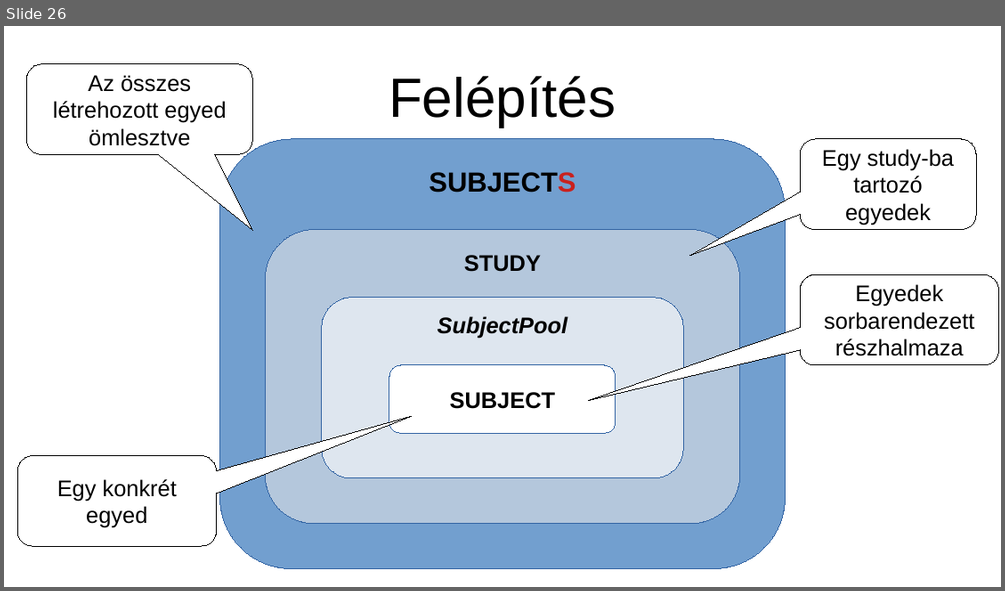
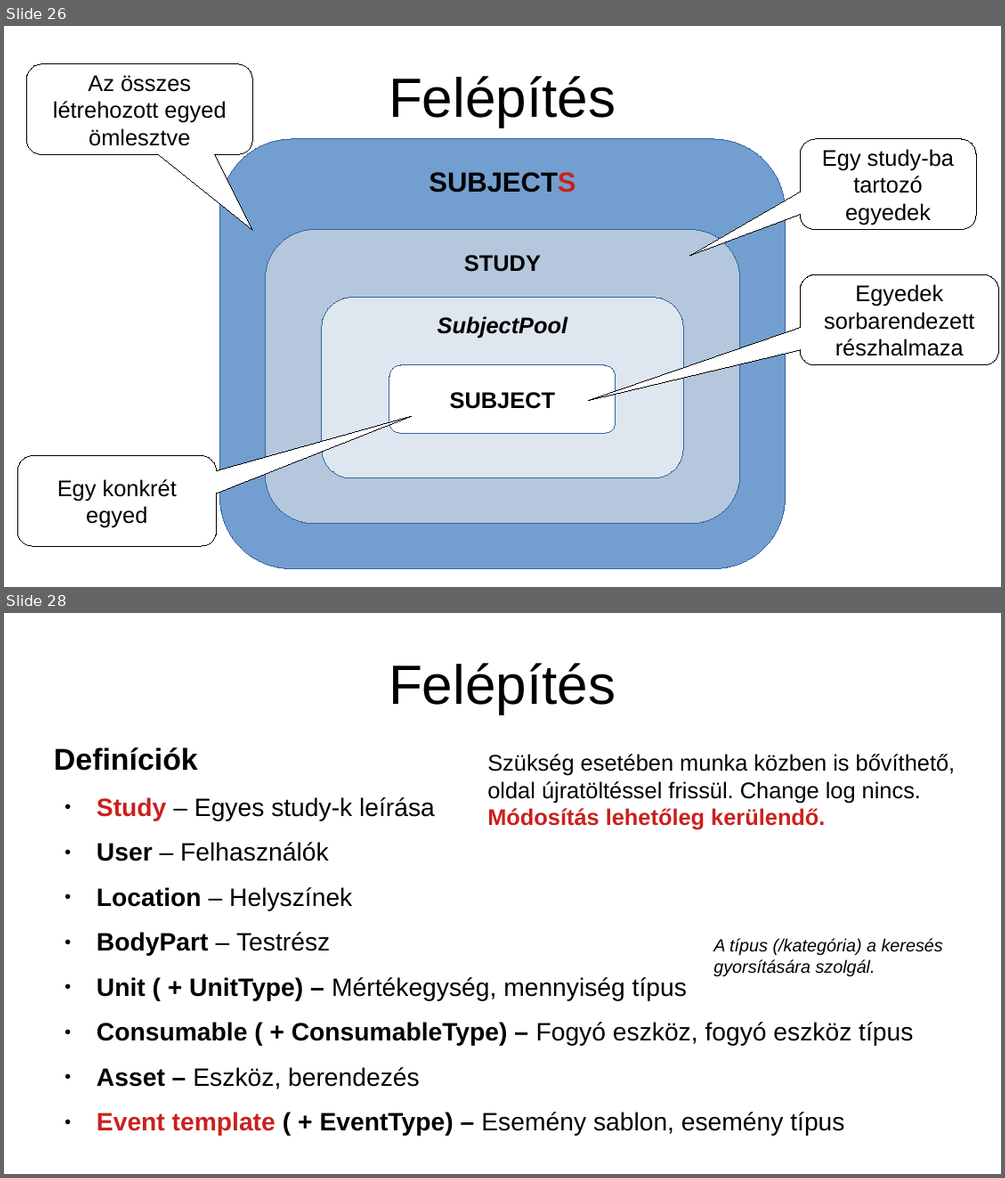
Before and after one commit to dfajtai/exam_register, a slide deck: src/online_event_recorder/howto/exam_register_manual_v0_20240305.odp. Shown one above the other, each under a label of ours: slide 26 before the commit, slides 26 and 28 after it; the slides between them are not shown. The pictures are 1005x591 and 1005x1178 pixels, drawn with LibreOffice and Linux fonts; fonts in the diff are those of the drawing. Boxes give left, top, right and bottom in pixels: in the first picture for what was removed or moved away, otherwise in the second. Text is boxed around its words. In the diff, an @@ line names an element or a change of style, - is before the commit and + after.

```diff
--- a/src/online_event_recorder/howto/exam_register_manual_v0_20240305.odp
+++ b/src/online_event_recorder/howto/exam_register_manual_v0_20240305.odp
@@ slide 28 added at (4, 613, 1001, 1174), background #FFFFFF @@
@@ title added at (388, 663, 615, 714), 44 pt, text #000000 @@
+Felépítés
@@ text added at (54, 747, 913, 1135), 20 pt, text #000000 @@
+Definíciók
+● Study – Egyes study-k leírása
+● User – Felhasználók
+● Location – Helyszínek
+● BodyPart – Testrész
+● Unit ( + UnitType) – Mértékegység, mennyiség típus
+● Consumable ( + ConsumableType) – Fogyó eszköz, fogyó eszköz típus
+● Asset – Eszköz, berendezés
+● Event template ( + EventType) – Esemény sablon, esemény típus
@@ text added at (487, 754, 955, 830), 18 pt, text #000000 @@
+Szükség esetében munka közben is bővíthető, oldal újratöltéssel frissül. Change log nincs. Módosítás lehetőleg kerülendő.
@@ text added at (713, 938, 943, 976), 14 pt, text #000000, italic @@
+A típus (/kategória) a keresés gyorsítására szolgál.
```
Also in this commit, not shown: 6 slides changed, 16 other slides added, 2 slides removed, 4 other files.
